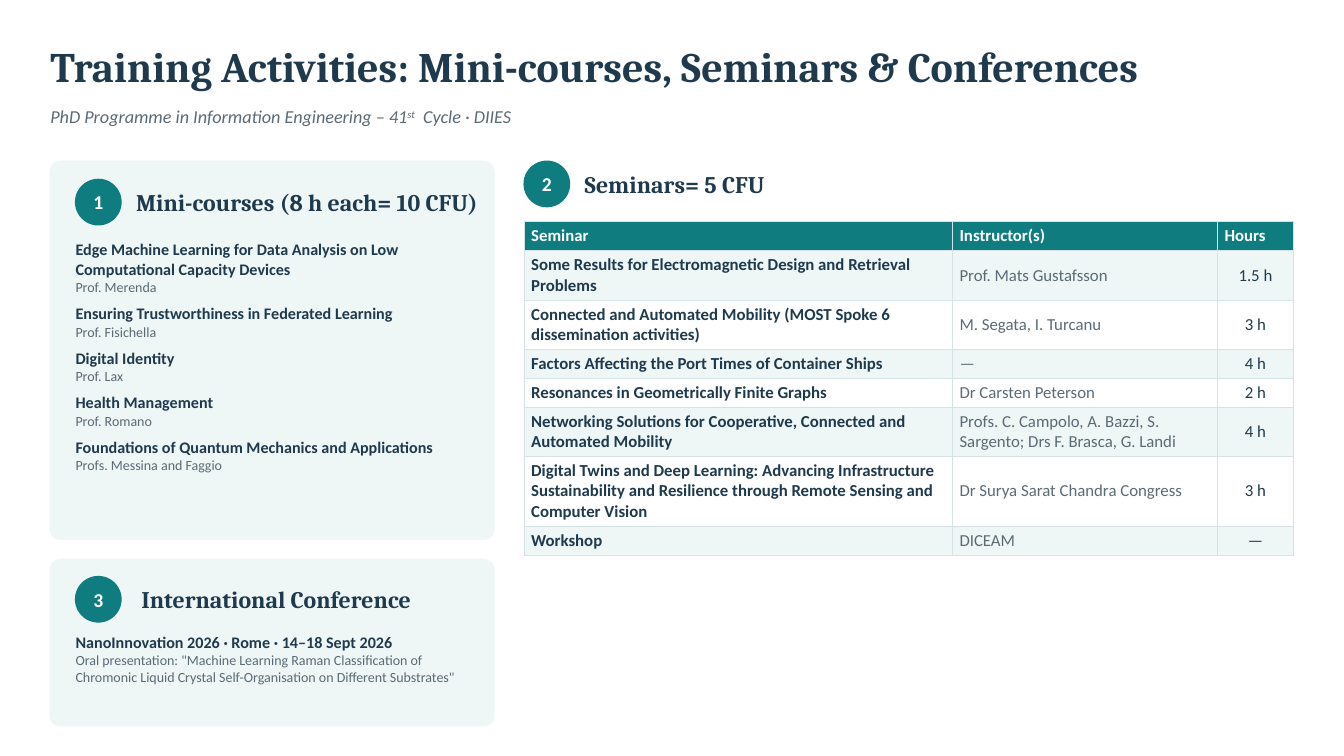
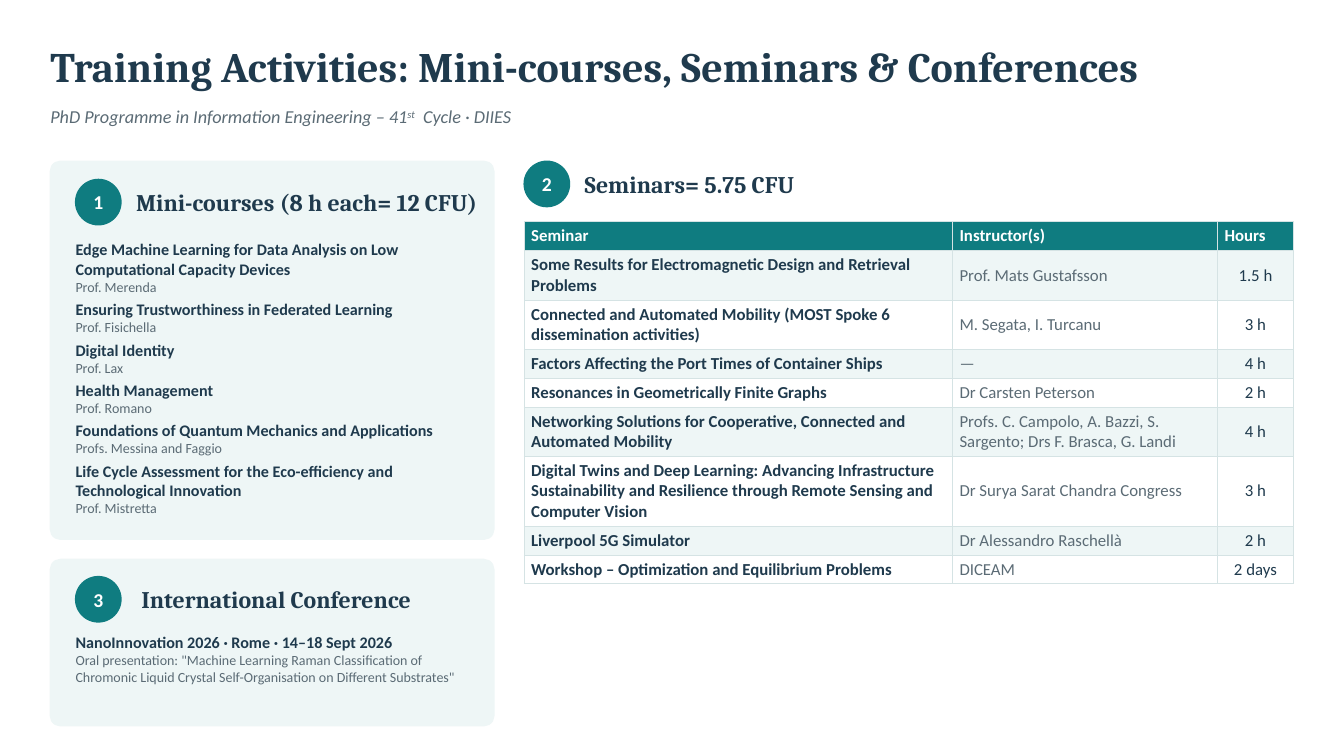
Before and after one commit to hiraaman33-oss/claude, a slide deck: slide 8 of presentations/Activity_of_Research_and_Training_2025-2026_white_raman.pptx. Drawn at 1344x756 pixels with LibreOffice and Linux fonts; fonts in the diff are those of the drawing; background and template pictures are left out. Boxes give left, top, right and bottom in pixels: in the first picture for what was removed or moved away, otherwise in the second. Text is boxed around its words. In the diff, an @@ line names an element or a change of style, - is before the commit and + after.

```diff
--- a/presentations/Activity_of_Research_and_Training_2025-2026_white_raman.pptx
+++ b/presentations/Activity_of_Research_and_Training_2025-2026_white_raman.pptx
@@ text at <box>585,176,794,194</box>: text changed @@
-Seminars= 5 CFU
+Seminars= 5.75 CFU
@@ text at <box>136,194,477,215</box>: text changed @@
-Mini-courses (8 h each= 10 CFU)
+Mini-courses (8 h each= 12 CFU)
@@ table at <box>524,222,1294,582</box> @@
-row 8: Workshop | DICEAM | —
+row 8: Liverpool 5G Simulator | Dr Alessandro Raschellà | 2 h
+row 9: Workshop – Optimization and Equilibrium Problems | DICEAM | 2 days
@@ text at <box>76,282,223,456</box>: less space between paragraphs @@
@@ text at <box>76,465,393,513</box>: paragraphs added @@
+Life Cycle Assessment for the Eco-efficiency and Technological Innovation
+Prof. Mistretta
```
